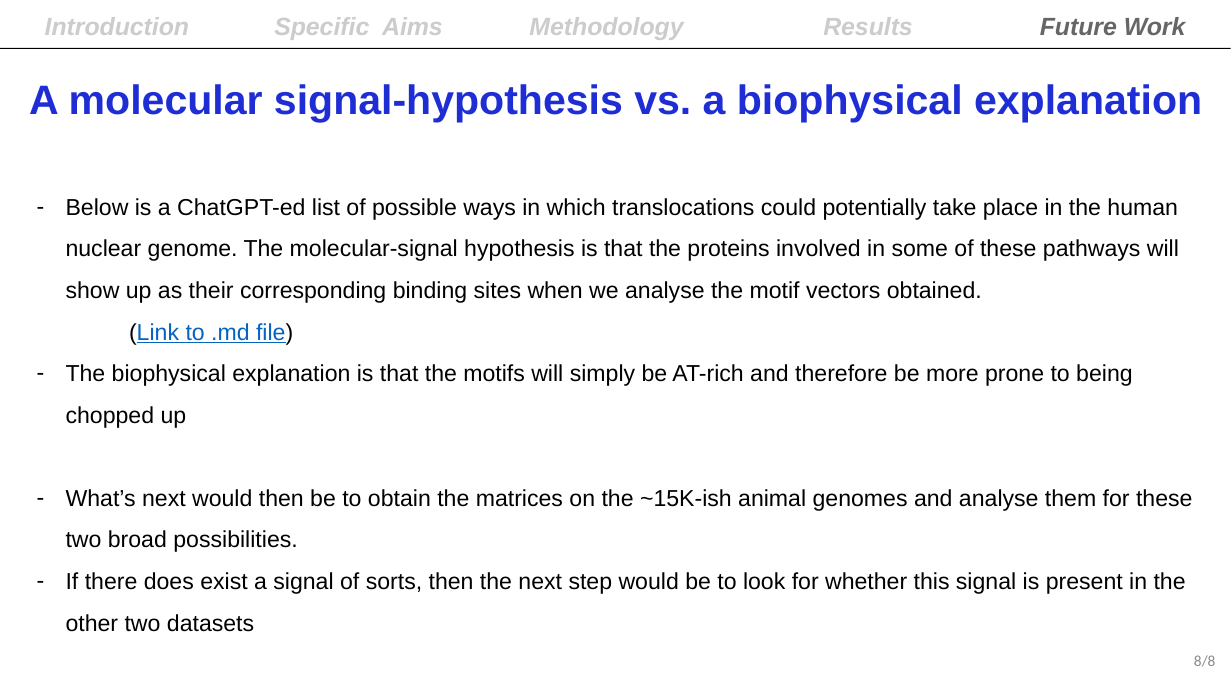
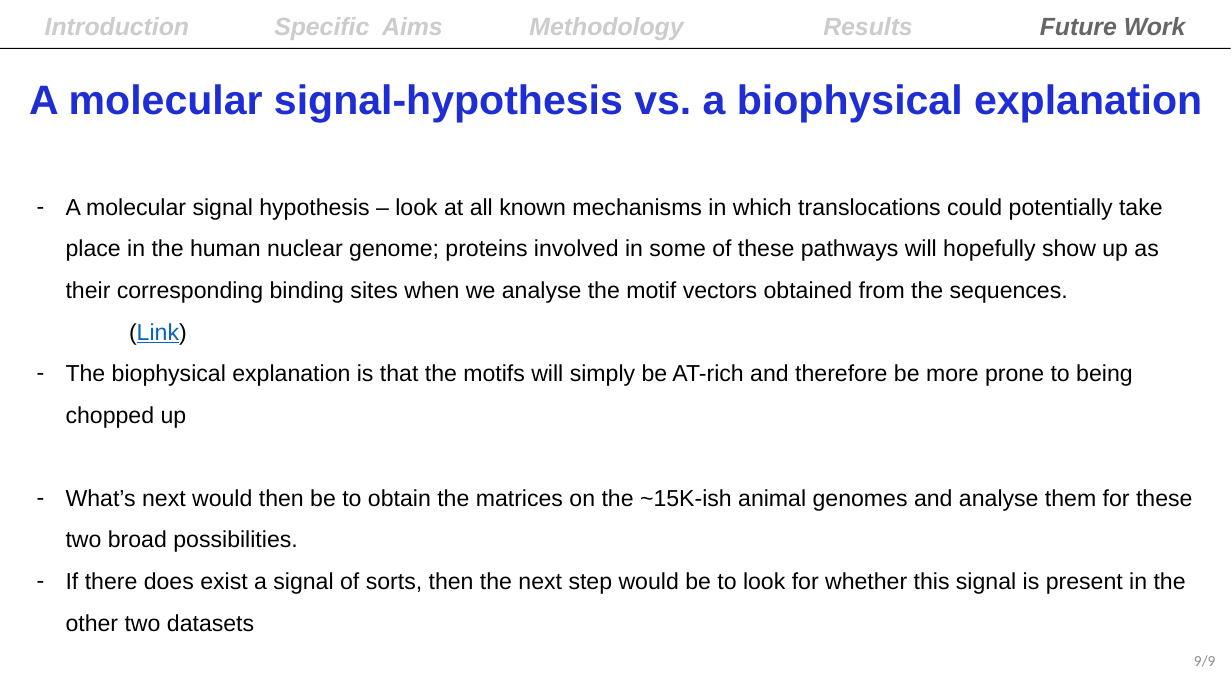
Before and after one commit to lokesh-venkatesh/mitogenome_evolution, a slide deck: slide 9 of summary/Final_Lab_Presentation_19th_March.pptx (slide 8 before the commit). Drawn at 1232x693 pixels with LibreOffice and Linux fonts; fonts in the diff are those of the drawing. Boxes give left, top, right and bottom in pixels: in the first picture for what was removed or moved away, otherwise in the second. Text is boxed around its words. In the diff, an @@ line names an element or a change of style, - is before the commit and + after.

```diff
--- a/summary/Final_Lab_Presentation_19th_March.pptx
+++ b/summary/Final_Lab_Presentation_19th_March.pptx
@@ text at (x1=66, y1=198, x2=1163, y2=345): text changed @@
-– Below is a ChatGPT-ed list of possible ways in which translocations could potentially take place in the human nuclear genome. The molecular-signal hypothesis is that the proteins involved in some of these pathways will show up as their corresponding binding sites when we analyse the motif vectors obtained.
-(Link to .md file)
+– A molecular signal hypothesis – look at all known mechanisms in which translocations could potentially take place in the human nuclear genome; proteins involved in some of these pathways will hopefully show up as their corresponding binding sites when we analyse the motif vectors obtained from the sequences.
+(Link)
@@ page number at (x1=1194, y1=655, x2=1216, y2=667): text changed @@
-8/8
+9/9
```
Also in this commit, not shown: 5 other slides changed, 1 slide added, 45 other files.
